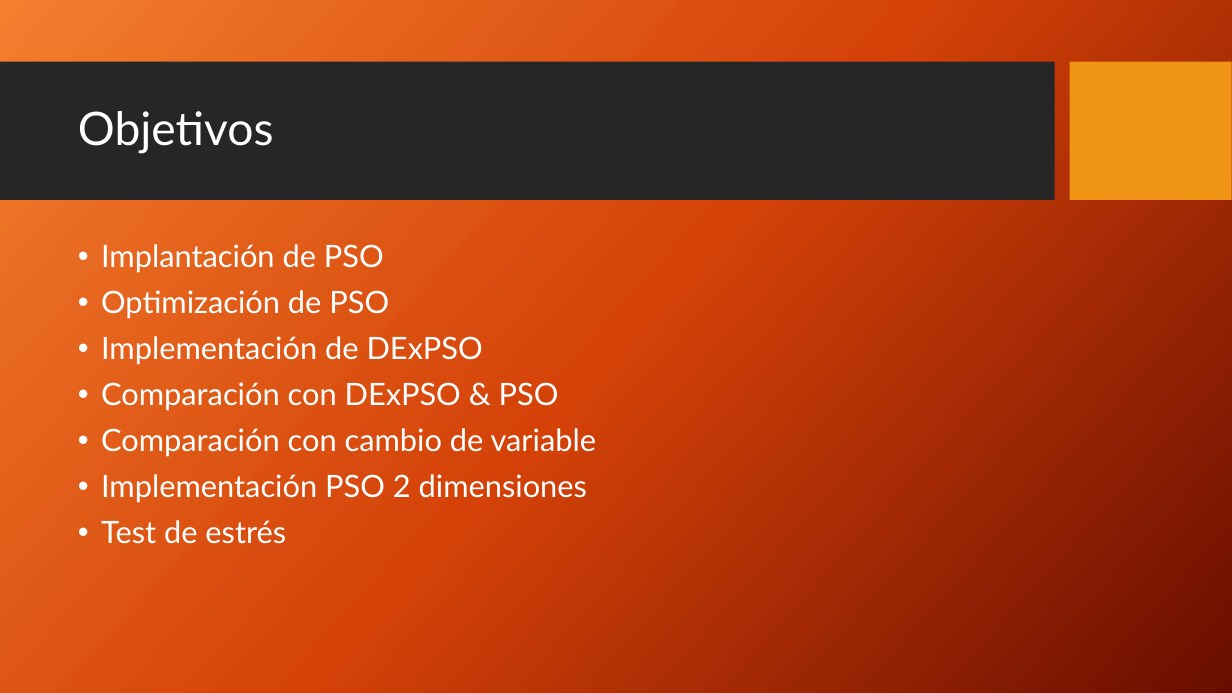
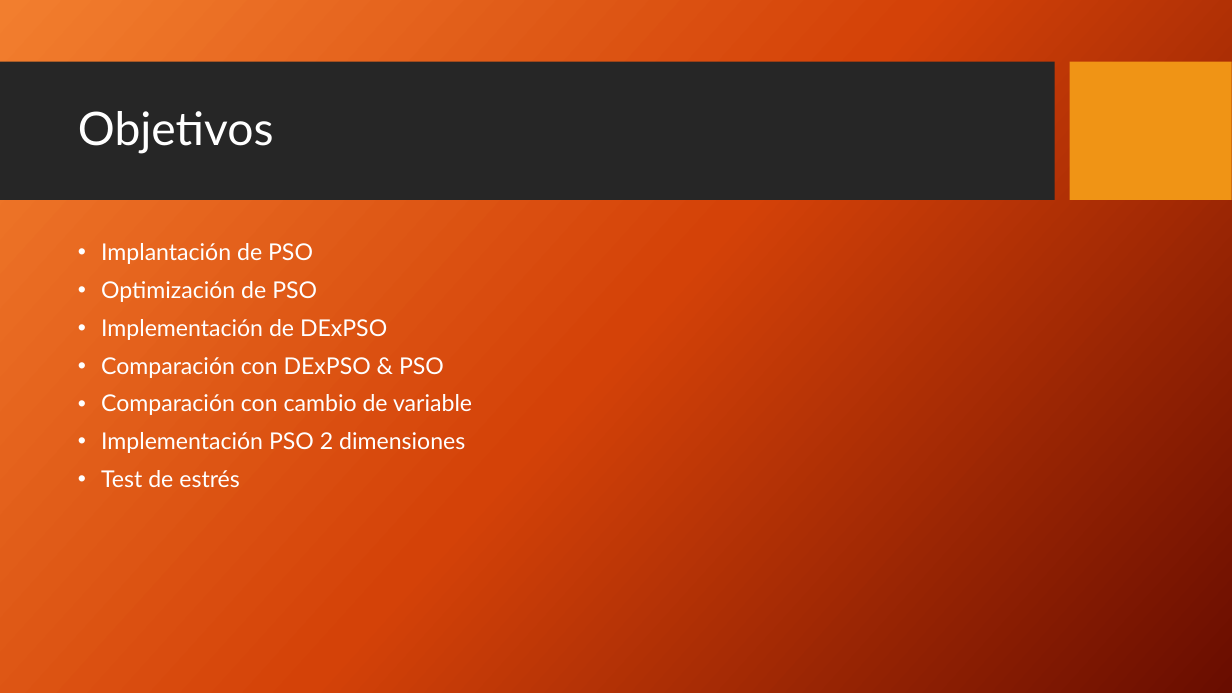
Before and after one commit to fermontenegro/PSO, a slide deck: slide 4 of Presentacion final.pptx (slide 5 before the commit). Drawn at 1232x693 pixels with LibreOffice and Linux fonts; fonts in the diff are those of the drawing; background and template pictures are left out. Boxes give left, top, right and bottom in pixels: in the first picture for what was removed or moved away, otherwise in the second. Text is boxed around its words. In the diff, an @@ line names an element or a change of style, - is before the commit and + after.

```diff
--- a/Presentacion final.pptx
+++ b/Presentacion final.pptx
@@ text "Implantación de PSO" at (x1=101, y1=243, x2=472, y2=487): size 24 to 18 pt @@
```
Also in this commit, not shown: 5 other slides changed, 6 slides added, 2 slides removed, 6 other files.
